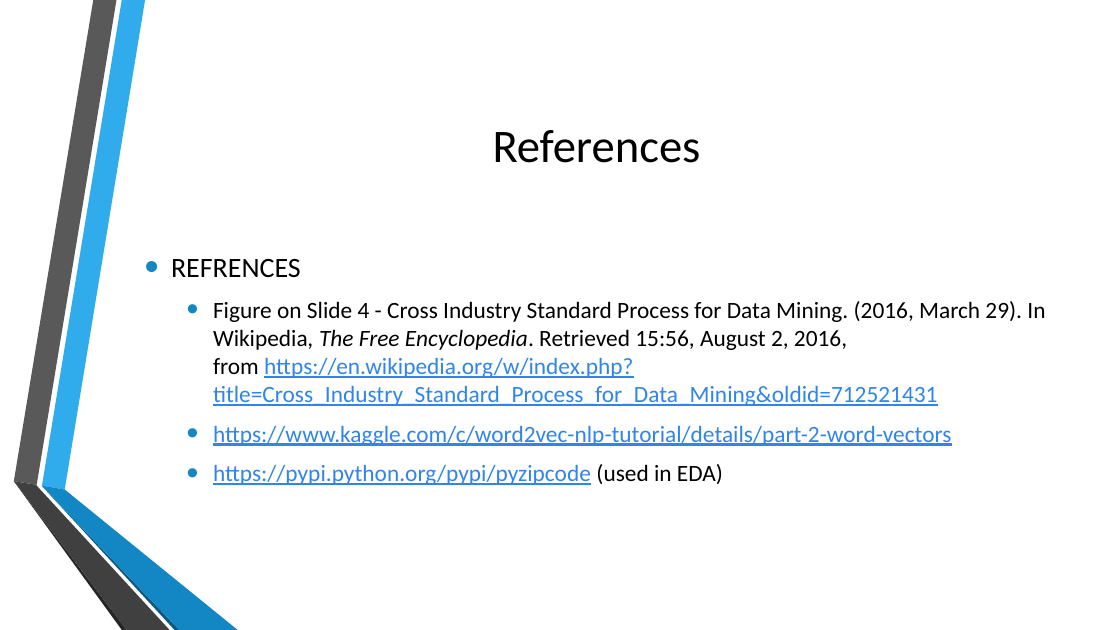
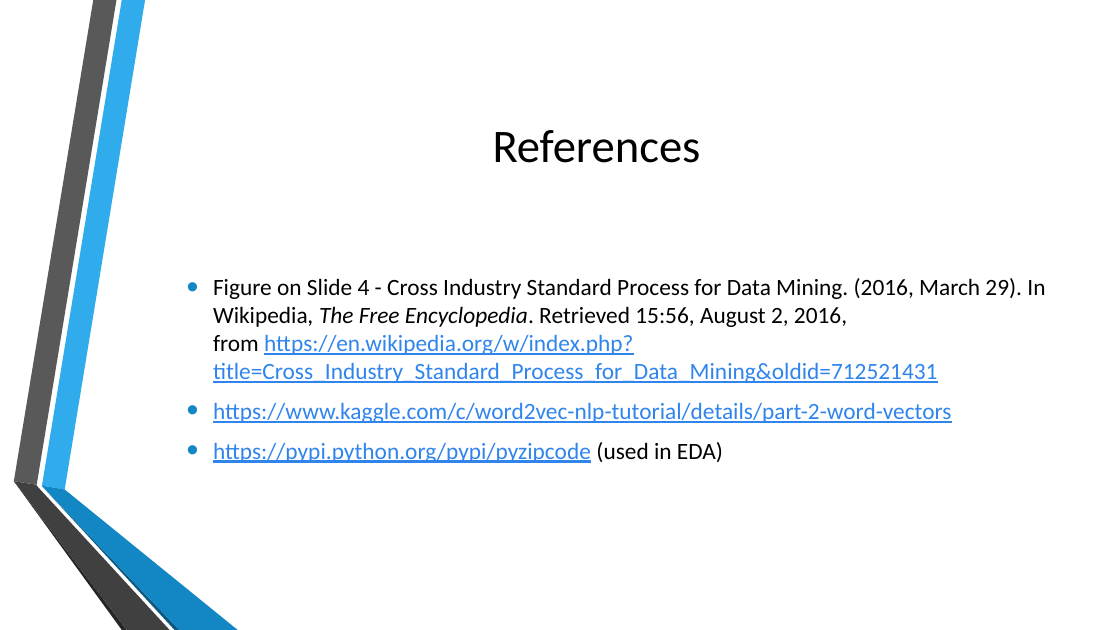
Before and after one commit to ChrisMichael11/Consumer_Complaint_Project, a slide deck: slide 10 of ppt/Consumer_Complaints.pptx. Drawn at 1120x630 pixels with LibreOffice and Linux fonts; fonts in the diff are those of the drawing; background and template pictures are left out. Boxes give left, top, right and bottom in pixels: in the first picture for what was removed or moved away, otherwise in the second. Text is boxed around its words. In the diff, an @@ line names an element or a change of style, - is before the commit and + after.

```diff
--- a/ppt/Consumer_Complaints.pptx
+++ b/ppt/Consumer_Complaints.pptx
@@ text at (171,259,301,277): paragraph removed @@
-• REFRENCES
```
Also in this commit, not shown: 1 other slide changed, 3 other files.
